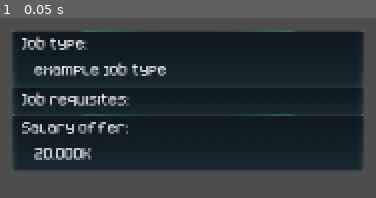
Above: before the commit, frame 1.
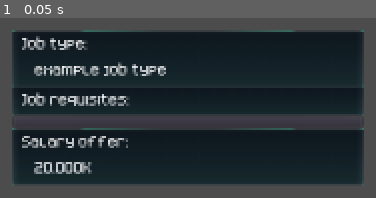
Above: after the commit, the same moment.

Repository: Clovisindo/CV-Please
Game: Godot game, scene res://scenes/game/items/job_offer/job_offer.tscn
Same seed, same stepped clock (60 frames per second), same inputs: the game is played once before the commit and once after it. This scene is started directly instead of the project's main scene. The engine's default icon, where the game draws it, is replaced by a stand-in: a white triangle on a blue panel in a dark square.
Inputs:
- Up to frame 1 (0.05 s): no input

The runs differ from the first frame. In frame 1, 17% of the frame differs, in the area x 3-97%, y 53-93%.

Commit message:
correciones paneles
Tenemos ya la estructura definitiva de los paneles, con toda la info que queriamos enseñar y los encabezamos.

Diff:
--- a/scenes/game/characters/applicant/applicant.gd
+++ b/scenes/game/characters/applicant/applicant.gd
@@ -32,7 +32,6 @@
 func _ready():
 	$StateMachine.init(self)
 	$Container/PortraitRect/Portrait.texture = portrait_texture
-	$Container/Name.bbcode_text = "[center]%s[/center]" % applicant_name
 	$StateMachine.current_state.entrance_applicant()  # de waiting(inicio vacio) a entrance
 
 
@@ -40,11 +39,10 @@
 	name: String,
 	skills: Array,
 	requisites: Array,
-	type_job_offer: String,
+	company: String,
 	timeline_jobs: Array,
 	condition: Resource,
 	cross_data: Array,
-	company: String,
 	category: String,
 	valid: bool,
 	payment: int,
@@ -53,25 +51,24 @@
 ):
 	if name:
 		applicant_name = name
-		$Container/Name.bbcode_text = "[center]%s[/center]" % name
 	if skills:
 		cv = curriculum_scene.instance()
+		cv.set_name_applicant(applicant_name)
 		cv.add_skills(skills)
 	if timeline_jobs:
 		cv.add_timeline_works(timeline_jobs)
 	if requisites:
 		job_offer = job_offer_scene.instance()
 		job_offer.add_requisites(requisites)
-	if type_job_offer:
-		job_offer.set_type_job_label(type_job_offer)
+	if company:
+		company_name = company
 	if condition:
 		job_offer.add_condition(condition)
 	if cross_data:
 		cross_questions = cross_data
-	if company:
-		company_name = company
 	if category:
 		category_job = category
+		job_offer.set_type_job_label(company_name, category_job)
 	if valid:
 		is_valid_applicant = valid
 	if payment:
--- a/scenes/game/items/curriculum/curriculum.gd
+++ b/scenes/game/items/curriculum/curriculum.gd
@@ -10,13 +10,18 @@
 var cv_skill_class = load("res://scenes/game/items/curriculum/skill_panel.gd")
 
 
+func set_name_applicant(applicant_name):
+	if applicant_name:
+		$CVPanel/CVVBoxContainer/HeaderApplicantPanelContainer/HeaderApplicantPanel/HeaderApplicantRichTextLabel.text = applicant_name
+
+
 func add_skills(skills: Array):
 	if skills:
 		for skill in skills:
 			var skill_panel = skill_panel_scene.instance()
 			skill_panel.cv = self
 			skill_panel.add_data(skill.textUI, skill.question, skill.answer)
-			$CVPanel/VBoxContainer.add_child(skill_panel)
+			$CVPanel/CVVBoxContainer/SkillPanelContainer/SkillsVBoxContainer.add_child(skill_panel)
 
 
 func add_timeline_works(timeline_works: Array):
@@ -24,67 +29,69 @@
 		for timeline_work in timeline_works:
 			var timeline_panel = timeline_work_scene.instance()
 			timeline_panel.add_data(timeline_work.jobDescription, timeline_work.timejob)
-			$CVPanel/VBoxContainer.add_child(timeline_panel)
+			$CVPanel/CVVBoxContainer/TimeLineJobsPanelContainer/TimeLineJobsVBoxContainer.add_child(
+				timeline_panel
+			)
 
 
 func wired_events(target_manager):
-	for skill in $CVPanel/VBoxContainer.get_children():
+	for skill in $CVPanel/CVVBoxContainer.get_children():
 		if skill is cv_skill_class:
 			skill.connect("send_cross_question", target_manager, "execute_cross_question")
 
 
 func idle_other_skills(selected_skill):
-	for skill in $CVPanel/VBoxContainer.get_children():
+	for skill in $CVPanel/CVVBoxContainer.get_children():
 		if skill is cv_skill_class:
 			if skill != selected_skill:
 				skill.skill_idle()
 
 
 func idle_skills():
-	for skill in $CVPanel/VBoxContainer.get_children():
+	for skill in $CVPanel/CVVBoxContainer.get_children():
 		if skill is cv_skill_class:
 			skill.skill_idle()
 
 
 func disable_skills():
-	for skill in $CVPanel/VBoxContainer.get_children():
+	for skill in $CVPanel/CVVBoxContainer.get_children():
 		if skill is cv_skill_class:
 			skill.skill_disable()
 
 
 func enable_skills():
-	for skill in $CVPanel/VBoxContainer.get_children():
+	for skill in $CVPanel/CVVBoxContainer.get_children():
 		if skill is cv_skill_class:
 			skill.skill_enable()
 
 
 func previous_state_skills():
-	for skill in $CVPanel/VBoxContainer.get_children():
+	for skill in $CVPanel/CVVBoxContainer.get_children():
 		if skill is cv_skill_class:
 			skill.skill_as_previous_state()
 
 
 func enable_cross_skills():
-	for skill in $CVPanel/VBoxContainer.get_children():
+	for skill in $CVPanel/CVVBoxContainer.get_children():
 		if skill is cv_skill_class:
 			skill.skill_cross_idle()
 
 
 func disable_other_cross_skills(selected_skill):
-	for skill in $CVPanel/VBoxContainer.get_children():
+	for skill in $CVPanel/CVVBoxContainer.get_children():
 		if skill is cv_skill_class:
 			if skill != selected_skill:
 				skill.skill_disable()
 
 
 func disable_cross_skills():
-	for skill in $CVPanel/VBoxContainer.get_children():
+	for skill in $CVPanel/CVVBoxContainer.get_children():
 		if skill is cv_skill_class:
 			skill.skill_idle()
 
 
 func save_previous_state():
-	for skill in $CVPanel/VBoxContainer.get_children():
+	for skill in $CVPanel/CVVBoxContainer.get_children():
 		if skill is cv_skill_class:
 			skill.save_previous_state()
 
@@ -99,7 +106,7 @@
 
 
 func get_cross_skill():
-	for skill in $CVPanel/VBoxContainer.get_children():
+	for skill in $CVPanel/CVVBoxContainer.get_children():
 		if skill is cv_skill_class:
 			if skill.check_is_status_cross_progress(skill.current_status):
 				disable_other_cross_skills(skill)
--- a/scenes/game/items/curriculum/curriculum.tscn
+++ b/scenes/game/items/curriculum/curriculum.tscn
@@ -8,6 +8,7 @@
 [ext_resource path="res://scenes/game/items/curriculum/states/state_cv_approved.gd" type="Script" id=6]
 [ext_resource path="res://scenes/game/items/curriculum/states/state_cv_active.gd" type="Script" id=7]
 [ext_resource path="res://scenes/game/items/curriculum/skill_panel.tscn" type="PackedScene" id=8]
+[ext_resource path="res://assets/themes/digital_panels.tres" type="Theme" id=9]
 
 [sub_resource type="StyleBoxEmpty" id=1]
 
@@ -34,9 +35,137 @@
 "_edit_use_anchors_": true
 }
 
-[node name="VBoxContainer" type="VBoxContainer" parent="CVPanel"]
+[node name="CVVBoxContainer" type="VBoxContainer" parent="CVPanel"]
 anchor_right = 1.0
 anchor_bottom = 1.0
+custom_constants/separation = 0
+
+[node name="HeaderApplicantPanelContainer" type="PanelContainer" parent="CVPanel/CVVBoxContainer"]
+margin_right = 351.0
+margin_bottom = 42.0
+
+[node name="HeaderApplicantPanel" type="Panel" parent="CVPanel/CVVBoxContainer/HeaderApplicantPanelContainer"]
+margin_left = 7.0
+margin_top = 7.0
+margin_right = 344.0
+margin_bottom = 35.0
+rect_min_size = Vector2( 0, 28 )
+__meta__ = {
+"_editor_description_": ""
+}
+
+[node name="HeaderApplicantRichTextLabel" type="RichTextLabel" parent="CVPanel/CVVBoxContainer/HeaderApplicantPanelContainer/HeaderApplicantPanel"]
+anchor_left = 0.034
+anchor_right = 0.034
+anchor_bottom = 0.089
+margin_left = -1.934
+margin_top = 3.0
+margin_right = 341.066
+margin_bottom = 26.0
+text = "Applicant name example"
+__meta__ = {
+"_editor_description_": ""
+}
+
+[node name="SkillPanelContainer" type="PanelContainer" parent="CVPanel/CVVBoxContainer"]
+margin_top = 42.0
+margin_right = 351.0
+margin_bottom = 70.0
+theme = ExtResource( 9 )
+__meta__ = {
+"_editor_description_": ""
+}
+
+[node name="SkillsVBoxContainer" type="VBoxContainer" parent="CVPanel/CVVBoxContainer/SkillPanelContainer"]
+margin_right = 351.0
+margin_bottom = 28.0
+custom_constants/separation = 0
+__meta__ = {
+"_editor_description_": ""
+}
+
+[node name="SkillsPanel" type="Panel" parent="CVPanel/CVVBoxContainer/SkillPanelContainer/SkillsVBoxContainer"]
+margin_right = 351.0
+margin_bottom = 28.0
+rect_min_size = Vector2( 0, 28 )
+__meta__ = {
+"_editor_description_": ""
+}
+
+[node name="HeaderSkillsRichTextLabel" type="RichTextLabel" parent="CVPanel/CVVBoxContainer/SkillPanelContainer/SkillsVBoxContainer/SkillsPanel"]
+anchor_left = 0.034
+anchor_right = 0.034
+anchor_bottom = 0.089
+margin_left = -1.934
+margin_top = 3.0
+margin_right = 341.066
+margin_bottom = 26.0
+text = "Skills applicant:"
+__meta__ = {
+"_editor_description_": ""
+}
+
+[node name="TimeLineJobsPanelContainer" type="PanelContainer" parent="CVPanel/CVVBoxContainer"]
+margin_top = 70.0
+margin_right = 351.0
+margin_bottom = 112.0
+
+[node name="TimeLineJobsVBoxContainer" type="VBoxContainer" parent="CVPanel/CVVBoxContainer/TimeLineJobsPanelContainer"]
+margin_left = 7.0
+margin_top = 7.0
+margin_right = 344.0
+margin_bottom = 35.0
+custom_constants/separation = 0
+__meta__ = {
+"_editor_description_": ""
+}
+
+[node name="TimelineJobPanel" type="Panel" parent="CVPanel/CVVBoxContainer/TimeLineJobsPanelContainer/TimeLineJobsVBoxContainer"]
+margin_right = 337.0
+margin_bottom = 28.0
+rect_min_size = Vector2( 0, 28 )
+__meta__ = {
+"_editor_description_": ""
+}
+
+[node name="HeaderTimelineJobsRichTextLabel" type="RichTextLabel" parent="CVPanel/CVVBoxContainer/TimeLineJobsPanelContainer/TimeLineJobsVBoxContainer/TimelineJobPanel"]
+anchor_left = 0.034
+anchor_right = 0.034
+anchor_bottom = 0.089
+margin_left = -1.934
+margin_top = 3.0
+margin_right = 341.066
+margin_bottom = 26.0
+text = "Work experience :"
+__meta__ = {
+"_editor_description_": ""
+}
+
+[node name="MinSalaryAmountJobPanel" type="Panel" parent="CVPanel/CVVBoxContainer"]
+margin_top = 112.0
+margin_right = 351.0
+margin_bottom = 168.0
+rect_min_size = Vector2( 0, 56 )
+theme = ExtResource( 9 )
+
+[node name="HeaderMinSalaryTextLabel" type="RichTextLabel" parent="CVPanel/CVVBoxContainer/MinSalaryAmountJobPanel"]
+anchor_left = 0.034
+anchor_right = 0.034
+anchor_bottom = 0.089
+margin_left = -1.968
+margin_top = 3.0
+margin_right = 341.032
+margin_bottom = 23.508
+text = "Minimum salary:"
+
+[node name="MinSalaryTextLabel" type="RichTextLabel" parent="CVPanel/CVVBoxContainer/MinSalaryAmountJobPanel"]
+anchor_left = 0.034
+anchor_right = 0.034
+margin_left = 11.032
+margin_top = 29.0
+margin_right = 334.032
+margin_bottom = 54.0
+text = "20.000K "
 
 [node name="StateMachine" type="Node" parent="."]
 script = ExtResource( 3 )
--- a/scenes/game/items/job_offer/job_offer.gd
+++ b/scenes/game/items/job_offer/job_offer.gd
@@ -23,9 +23,16 @@
 			)
 
 
-func set_type_job_label(type_job: String):
-	if type_job:
-		$JobOfferPanel/JobOfferVBoxContainer/JobTypePanel/JobTypeTextLabel.text = type_job
+func set_type_job_label(company_name: String, type_job: String):
+	if company_name && type_job:
+		$JobOfferPanel/JobOfferVBoxContainer/JobTypePanel/HeaderJobTypeTextLabel.text = (
+			"Company :"
+			+ company_name
+		)
+		$JobOfferPanel/JobOfferVBoxContainer/JobTypePanel/JobTypeTextLabel.text = (
+			"Type job : "
+			+ type_job
+		)
 
 
 func add_condition(condition):
@@ -38,7 +45,9 @@
 			condition.question_player,
 			condition.response_applicant
 		)
-		$JobOfferPanel/JobOfferVBoxContainer.add_child(condition_panel)
+		$JobOfferPanel/JobOfferVBoxContainer/SpecialConditionPanelContainer.add_child(
+			condition_panel
+		)
 
 
 func wired_events(target_manager):
--- a/scenes/game/items/job_offer/job_offer.tscn
+++ b/scenes/game/items/job_offer/job_offer.tscn
@@ -89,10 +89,15 @@
 margin_bottom = 23.508
 text = "Job requisites:"
 
-[node name="SalaryAmountJobPanel" type="Panel" parent="JobOfferPanel/JobOfferVBoxContainer"]
+[node name="SpecialConditionPanelContainer" type="PanelContainer" parent="JobOfferPanel/JobOfferVBoxContainer"]
 margin_top = 84.0
 margin_right = 352.0
-margin_bottom = 140.0
+margin_bottom = 98.0
+
+[node name="SalaryAmountJobPanel" type="Panel" parent="JobOfferPanel/JobOfferVBoxContainer"]
+margin_top = 98.0
+margin_right = 352.0
+margin_bottom = 154.0
 rect_min_size = Vector2( 0, 56 )
 theme = ExtResource( 8 )
 
--- a/scenes/main/game_manager.gd
+++ b/scenes/main/game_manager.gd
@@ -294,11 +294,10 @@
 			puzzle.applicant_name,
 			puzzle.skills_answers,
 			puzzle.requisites_answers,
-			EnumUtils.TypeWork.keys()[puzzle.work_type],
+			puzzle.company_name,
 			puzzle.timeline_jobs,
 			puzzle.special_condition,
 			puzzle.cross_questions,
-			puzzle.company_name,
 			puzzle.category_job,
 			puzzle.validate_solution,
 			puzzle.payment_salary,
Not shown: 1 places in scenes/game/items/curriculum/curriculum.tscn that only renumber resources
